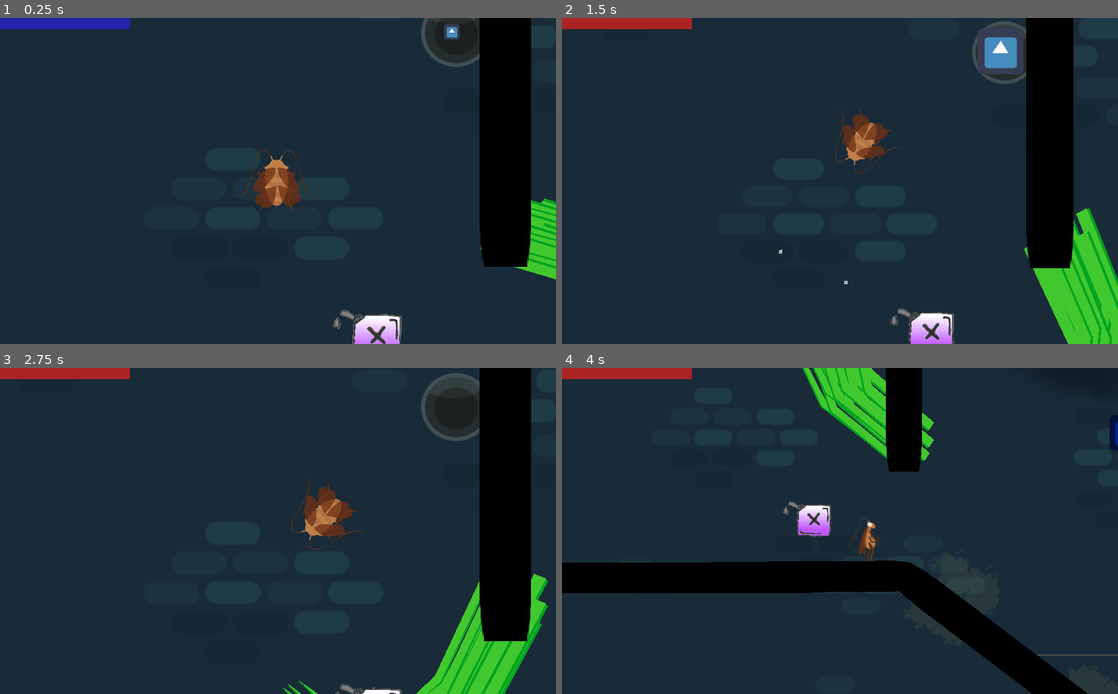
Above: before the commit, frames 1-4 (two rows, left to right).
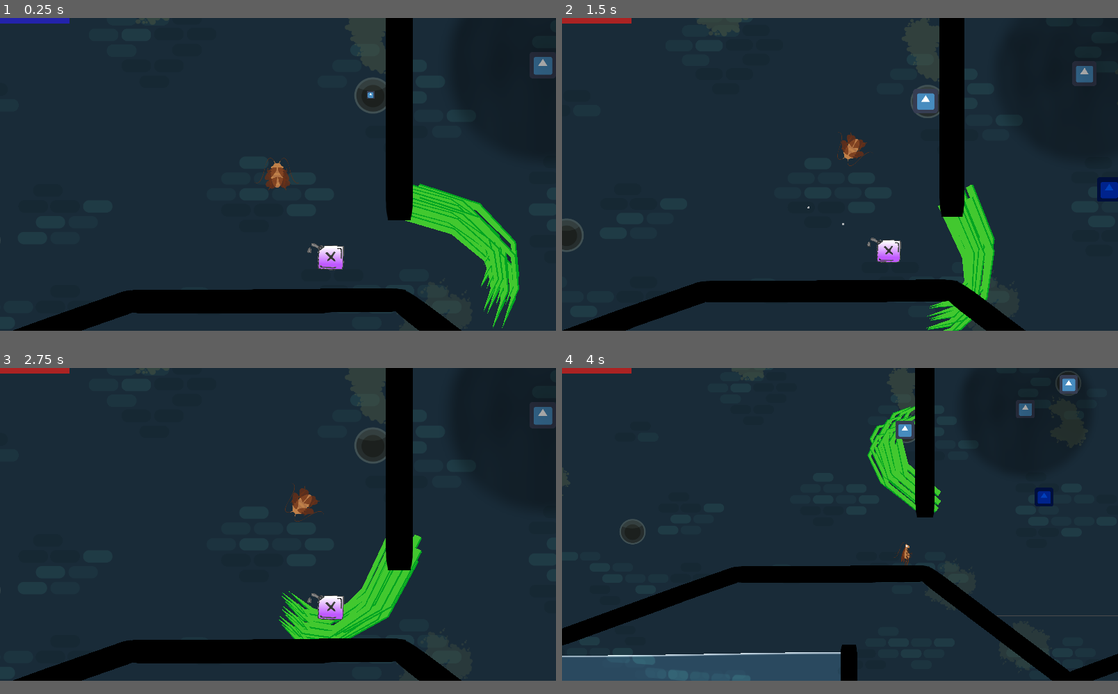
Above: after the commit, the same moments.

Repository: ChibiDenDen/Jook
Game: Godot game, scene res://Scenes/PhysicsGame.tscn
Same seed, same stepped clock (60 frames per second), same inputs: the game is played once before the commit and once after it. The engine's default icon, where the game draws it, is replaced by a stand-in: a white triangle on a blue panel in a dark square.
Inputs (mouse positions are in pixels of both pictures, inside the frame that each line leads up to):
- Up to frame 1 (0.25 s): no input
- Up to frame 2 (1.5 s): move the mouse to (1095, 246) at 0.52 s; hold Space (action) 0.53-1.28 s; hold Right (ui_right) from 0.53 s (still down); click (1095, 246) at 0.67 s; tap Up (ui_up) at 0.77 s; move the mouse to (1062, 246) at 1.27 s; tap Space (action) at 1.35 s; click (1062, 246) at 1.42 s
- Up to frame 3 (2.75 s): tap Up (ui_up) at 1.52 s; move the mouse to (505, 615) at 2.02 s; release Right (ui_right) at 2.03 s; hold Left (ui_left) from 2.03 s (still down); hold Space (action) from 2.03 s (still down); click (505, 615) at 2.17 s
- Up to frame 4 (4 s): move the mouse to (1045, 619) at 2.77 s; release Left (ui_left) at 2.78 s; release Space (action) at 2.78 s; hold Right (ui_right) from 2.78 s (still down); tap Space (action) at 2.85 s; click (1045, 619) at 2.92 s; tap Up (ui_up) at 3.02, 3.77 s; move the mouse to (1006, 573) at 3.52 s; hold Space (action) from 3.53 s (still down); click (1006, 573) at 3.67 s
The window is 800x469 before the commit and 800x450 after it. Grey fills any space a smaller window leaves; there, only what the larger window draws over its background counts as a difference.

The runs differ from the first frame. In frame 1, 23% of the frame differs, in the area x 0-100%, y 0-100%; in frame 2, 26%; in frame 3, 26%; in frame 4, 21%.

Commit message:
Some initial game obstacles, modify crashed player camera mangement

Diff:
--- a/Objects/CrashedPlayer/CrashedPlayer.gd
+++ b/Objects/CrashedPlayer/CrashedPlayer.gd
@@ -8,16 +8,11 @@
 var player : Node2D
 var drop := false
 var move_vec := Vector2()
-var camera_zoom := Vector2()
 var slide_down := false
 
 # Called when the node enters the scene tree for the first time.
 func _ready():
 	$AnimationPlayer.play("walk")
-
-func on_start():
-	$Tween.interpolate_property($Camera2D, "zoom", camera_zoom, Vector2(1, 1), 1)
-	$Tween.start()
 
 func will_drop():
 	return is_on_wall() or is_on_ceiling()
@@ -54,7 +49,6 @@
 		if collider.is_in_group("Checkpoint"):
 			player.global_position = global_position - Vector2(0, 5)
 			player.set_process(true)
-			player.set_camera_zoom($Camera2D.zoom)
 			player.crashed = false
 			player.visible = true
 			player.sleeping = false
@@ -62,3 +56,4 @@
 			queue_free()
 	if is_on_wall():
 		slide_down = not slide_down
+	player.global_position = global_position - Vector2(0, 5)
--- a/Objects/CrashedPlayer/CrashedPlayer.tscn
+++ b/Objects/CrashedPlayer/CrashedPlayer.tscn
@@ -76,17 +76,5 @@
 position = Vector2( 0, 5 )
 shape = SubResource( 1 )
 
-[node name="Tween" type="Tween" parent="."]
-
 [node name="AnimationPlayer" type="AnimationPlayer" parent="."]
 anims/walk = SubResource( 2 )
-
-[node name="Camera2D" type="Camera2D" parent="."]
-current = true
-zoom = Vector2( 0.7, 0.7 )
-drag_margin_h_enabled = true
-drag_margin_v_enabled = true
-drag_margin_left = 0.1
-drag_margin_top = 0.1
-drag_margin_right = 0.1
-drag_margin_bottom = 0.1
--- a/Objects/Player/Anchor.gd
+++ b/Objects/Player/Anchor.gd
@@ -8,7 +8,7 @@
 
 
 # Called every frame. 'delta' is the elapsed time since the previous frame.
-func _physics_process(delta):
+func _physics_process(_delta):
 	var target = player.global_position
 	var target_pos_x = int(lerp(global_position.x, target.x, 0.2))
 	var target_pos_y = int(lerp(global_position.y, target.y, 0.2))
--- a/Objects/Player/Player.gd
+++ b/Objects/Player/Player.gd
@@ -20,7 +20,7 @@
 export var camera_zoom_scale := 100
 export var camera_zoom_speed := 1
 export var min_camera_zoom := 0.7
-export var max_camera_zoom := 2
+export var max_camera_zoom := 4.0/3.0
 export var zoom_step_thresh := 0.4
 var last_camera_zoom : Vector2
 var target_camera_zoom : float = 1.0
@@ -68,6 +68,12 @@
 	camera.zoom = zoom
 
 func _process(delta):
+	if Input.is_key_pressed(KEY_ESCAPE):
+		get_tree().quit()
+	if crashed:
+		camera.zoom = lerp(camera.zoom, Vector2.ONE, 0.25)
+		return
+
 	if shield_timer > 0:
 		shield_timer -= delta
 		modulate = Color.blue
@@ -136,11 +142,8 @@
 	crashed_player.player = self
 	get_tree().current_scene.call_deferred("add_child", crashed_player)
 	crashed_player.global_position = global_position
-	crashed_player.camera_zoom = last_camera_zoom
-	crashed_player.call_deferred("on_start")
 	crashed = true
 	reset()
-	set_process(false)
 	sleeping = true
 	visible = false
 
--- a/Scenes/Game.tscn
+++ b/Scenes/Game.tscn
@@ -1,6 +1,7 @@
-[gd_scene load_steps=12 format=2]
+[gd_scene load_steps=15 format=2]
 
 [ext_resource path="res://Objects/Player/Player.tscn" type="PackedScene" id=1]
+[ext_resource path="res://Objects/Checkpoint/CheckPoint.tscn" type="PackedScene" id=2]
 [ext_resource path="res://Resources/background-01.png" type="Texture" id=3]
 [ext_resource path="res://Resources/background-02.png" type="Texture" id=4]
 [ext_resource path="res://Objects/UI/UI.tscn" type="PackedScene" id=5]
@@ -11,13 +12,169 @@
 [ext_resource path="res://Resources/background-07.png" type="Texture" id=10]
 [ext_resource path="res://Objects/Player/Anchor.gd" type="Script" id=11]
 [ext_resource path="res://Resources/background-05.png" type="Texture" id=12]
+[ext_resource path="res://Objects/Obstacles/Walls/Wall.tscn" type="PackedScene" id=13]
+[ext_resource path="res://Objects/Obstacles/Walls/BreakableWall.tscn" type="PackedScene" id=14]
 
 [node name="PhysicsGame" type="Node2D"]
 
+[node name="BG" type="Node2D" parent="."]
+
+[node name="background-01" type="Sprite" parent="BG"]
+texture = ExtResource( 3 )
+centered = false
+
+[node name="background-02" type="Sprite" parent="BG"]
+texture = ExtResource( 4 )
+centered = false
+offset = Vector2( 0, -1441 )
+
+[node name="background-03" type="Sprite" parent="BG"]
+position = Vector2( 0, -2882 )
+texture = ExtResource( 9 )
+centered = false
+
+[node name="background-04" type="Sprite" parent="BG"]
+position = Vector2( 0, -4323 )
+texture = ExtResource( 6 )
+centered = false
+
+[node name="background-05" type="Sprite" parent="BG"]
+position = Vector2( 0, -5764 )
+texture = ExtResource( 12 )
+centered = false
+
+[node name="background-06" type="Sprite" parent="BG"]
+position = Vector2( 0, -7205 )
+texture = ExtResource( 8 )
+centered = false
+
+[node name="background-07" type="Sprite" parent="BG"]
+position = Vector2( 0, -8646 )
+texture = ExtResource( 10 )
+centered = false
+
+[node name="background-08" type="Sprite" parent="BG"]
+position = Vector2( 0, -10087 )
+texture = ExtResource( 7 )
+centered = false
+
 [node name="UI" parent="." instance=ExtResource( 5 )]
 
+[node name="Checkpoints" type="Node2D" parent="."]
+
+[node name="Checkpoint" parent="Checkpoints" instance=ExtResource( 2 )]
+position = Vector2( 2164.47, 1222.66 )
+
+[node name="Checkpoint2" parent="Checkpoints" instance=ExtResource( 2 )]
+position = Vector2( 1434.57, 640.268 )
+
+[node name="World" type="Node2D" parent="."]
+
+[node name="Wall" parent="World" instance=ExtResource( 13 )]
+position = Vector2( 2450.2, 1172.44 )
+
+[node name="Wall14" parent="World" instance=ExtResource( 13 )]
+position = Vector2( 2450.2, 286.668 )
+
+[node name="Wall2" parent="World" instance=ExtResource( 13 )]
+position = Vector2( 2450.2, 727.966 )
+
+[node name="Wall3" parent="World" instance=ExtResource( 13 )]
+position = Vector2( 2450.2, 727.966 )
+
+[node name="Wall4" parent="World" instance=ExtResource( 13 )]
+position = Vector2( 1880.27, 1174.44 )
+
+[node name="Wall19" parent="World" instance=ExtResource( 13 )]
+position = Vector2( 770.291, 862.988 )
+
+[node name="Wall6" parent="World" instance=ExtResource( 13 )]
+position = Vector2( 1562.42, 597.265 )
+
+[node name="Wall9" parent="World" instance=ExtResource( 13 )]
+position = Vector2( 1656.78, 1116 )
+rotation = 1.0472
+
+[node name="Wall10" parent="World" instance=ExtResource( 13 )]
+position = Vector2( 1310.3, 1316.24 )
+rotation = 1.0472
+
+[node name="Wall5" parent="World" instance=ExtResource( 13 )]
+position = Vector2( 2166.86, 1332.21 )
+rotation = 1.57079
+
+[node name="Wall11" parent="World" instance=ExtResource( 13 )]
+position = Vector2( 1047.74, 1348.08 )
+rotation = 1.57079
+
+[node name="Wall12" parent="World" instance=ExtResource( 13 )]
+position = Vector2( 1310, 757.569 )
+rotation = 1.57079
+
+[node name="Wall13" parent="World" instance=ExtResource( 13 )]
+position = Vector2( 776.762, 867.203 )
+rotation = 1.57079
+
+[node name="Wall20" parent="World" instance=ExtResource( 13 )]
+position = Vector2( 610.265, 403.028 )
+rotation = 1.57079
+
+[node name="Wall21" parent="World" instance=ExtResource( 13 )]
+position = Vector2( 995.395, 299.376 )
+rotation = 1.0472
+
+[node name="Wall22" parent="World" instance=ExtResource( 13 )]
+position = Vector2( 1353.62, 92.5155 )
+rotation = 1.0472
+
+[node name="Wall23" parent="World" instance=ExtResource( 13 )]
+position = Vector2( 1562.42, -25.2101 )
+rotation = 1.0472
+
+[node name="Wall24" parent="World" instance=ExtResource( 13 )]
+position = Vector2( 2095.54, -339.705 )
+rotation = 1.0472
+
+[node name="Wall27" parent="World" instance=ExtResource( 13 )]
+position = Vector2( 2292.31, -454.067 )
+rotation = 1.0472
+
+[node name="Wall25" parent="World" instance=ExtResource( 13 )]
+position = Vector2( 2450.2, -142.936 )
+
+[node name="Wall26" parent="World" instance=ExtResource( 13 )]
+position = Vector2( 2450.2, -575.156 )
+
+[node name="Wall15" parent="World" instance=ExtResource( 13 )]
+position = Vector2( 611.946, 1348.2 )
+rotation = 1.57079
+
+[node name="Wall16" parent="World" instance=ExtResource( 13 )]
+position = Vector2( 283.997, 1206.92 )
+rotation = 2.35619
+
+[node name="Wall17" parent="World" instance=ExtResource( 13 )]
+position = Vector2( 142.726, 878.975 )
+rotation = 3.14159
+
+[node name="Wall18" parent="World" instance=ExtResource( 13 )]
+position = Vector2( 278.952, 546.332 )
+rotation = 3.92699
+
+[node name="Wall7" parent="World" instance=ExtResource( 13 )]
+position = Vector2( 2110.71, 441.362 )
+rotation = 1.57079
+
+[node name="Wall8" parent="World" instance=ExtResource( 13 )]
+position = Vector2( 1846.37, 441.362 )
+rotation = 1.57079
+
+[node name="BreakableWall" parent="World" instance=ExtResource( 14 )]
+position = Vector2( 1817.55, -176.513 )
+rotation = 1.0472
+
 [node name="Player" type="Node2D" parent="."]
-position = Vector2( 1310, 311.096 )
+position = Vector2( 2164.47, 286.668 )
 
 [node name="PlayerFly" parent="Player" instance=ExtResource( 1 )]
 
@@ -26,7 +183,7 @@
 
 [node name="Camera2D" type="Camera2D" parent="Player/Anchor"]
 current = true
-zoom = Vector2( 0.7, 0.7 )
+zoom = Vector2( 0.75, 0.75 )
 limit_left = 0
 limit_top = -10087
 limit_right = 2565
@@ -34,47 +191,3 @@
 drag_margin_h_enabled = true
 drag_margin_v_enabled = true
 editor_draw_limits = true
-
-[node name="Levels" type="ParallaxBackground" parent="."]
-scroll_base_scale = Vector2( 0.95, 0.95 )
-
-[node name="ParallaxLayer" type="ParallaxLayer" parent="Levels"]
-
-[node name="background-01" type="Sprite" parent="Levels/ParallaxLayer"]
-texture = ExtResource( 3 )
-centered = false
-
-[node name="background-02" type="Sprite" parent="Levels/ParallaxLayer"]
-texture = ExtResource( 4 )
-centered = false
-offset = Vector2( 0, -1441 )
-
-[node name="background-03" type="Sprite" parent="Levels/ParallaxLayer"]
-position = Vector2( 0, -2882 )
-texture = ExtResource( 9 )
-centered = false
-
-[node name="background-04" type="Sprite" parent="Levels/ParallaxLayer"]
-position = Vector2( 0, -4323 )
-texture = ExtResource( 6 )
-centered = false
-
-[node name="background-05" type="Sprite" parent="Levels/ParallaxLayer"]
-position = Vector2( 0, -5764 )
-texture = ExtResource( 12 )
-centered = false
-
-[node name="background-06" type="Sprite" parent="Levels/ParallaxLayer"]
-position = Vector2( 0, -7205 )
-texture = ExtResource( 8 )
-centered = false
-
-[node name="background-07" type="Sprite" parent="Levels/ParallaxLayer"]
-position = Vector2( 0, -8646 )
-texture = ExtResource( 10 )
-centered = false
-
-[node name="background-08" type="Sprite" parent="Levels/ParallaxLayer"]
-position = Vector2( 0, -10087 )
-texture = ExtResource( 7 )
-centered = false
--- a/project.godot
+++ b/project.godot
@@ -21,6 +21,9 @@
 
 [display]
 
+window/size/width=1920
+window/size/height=1080
+window/size/fullscreen=true
 window/stretch/mode="2d"
 
 [input]
